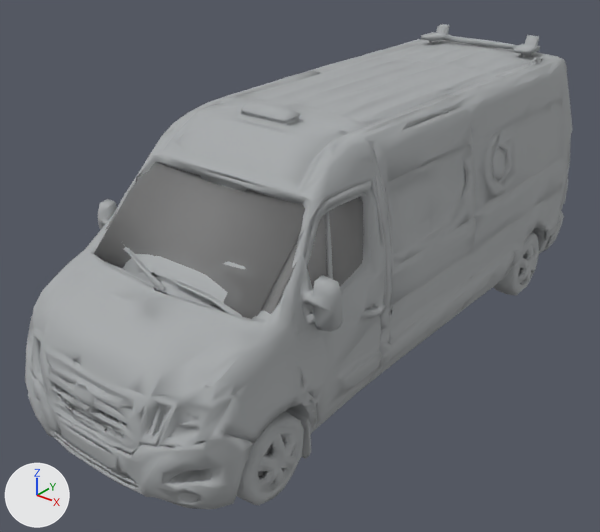
What one commit did to the glTF model assets/models/03-nissan-nv400.glb.
One viewpoint serves both versions: a camera (50 mm lens) standing at (4.28, -5.93, 4.31) and looking at (-0.15, -0.4, 0.88). Arrows for +X, +Y and +Z are at lower left; the lights stay in place. The picture after the commit comes second.
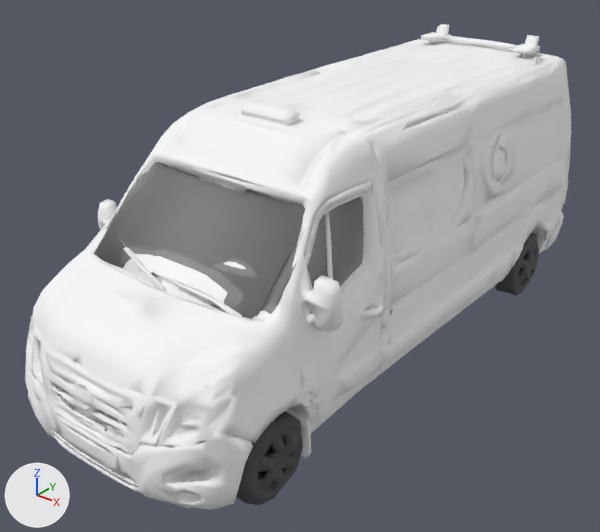
Changed parts and their boxes [x1, y1, x2, y2] in the pictures (600 x 532 px; the box of a moved part takes in the faces that stretch with it):
'Mesh_0', reshaped
    before: [25, 24, 573, 509]
    after: [25, 24, 571, 509]
part 1 of me_mesh_0, moved or reshaped
    before: [36, 58, 573, 506]
    after: [36, 37, 571, 507]
part 2 of me_mesh_0, recoloured
    both: [25, 24, 571, 509]
part 3 of me_mesh_0, recoloured
    both: [236, 234, 539, 505]

Edits to the bpy script that builds the scene:
```text
Add mat_pneu:
    mat_pneu = principled_material('pneu')
    mat_pneu.base_color = (0.07, 0.07, 0.08)  # dark grey #4b4b50
    mat_pneu.roughness = 0.75
Add mat_carrosserie:
    mat_carrosserie = principled_material('carrosserie')
    mat_carrosserie.base_color = (0.94, 0.94, 0.95)  # white #f8f8f9
    mat_carrosserie.roughness = 0.75
Change me_mesh_0:
    used by ob_mesh_0; location = (0.0, 0.0, 0.0)
    remove me_mesh_0.from_pydata(...)  # 6446 vertices, 13454 faces; spans x -1.28..1.3, y -3.09..3.09, z 0.0..2.66
    add me_mesh_0.from_pydata(...)  # 6443 vertices, 13457 faces; spans x -1.28..1.3, y -3.09..3.09, z 0.0..2.66
    me_mesh_0 part 1: 16 vertices moved from x -0.95..1.12, y -3.03..2.88, z 0.06..1.99 to x -0.95..1.12, y -3.04..2.88, z 0.13..1.99; 204 vertices removed from x -1.13..1.14, y -3.05..2.93, z 0.01..2.49; 201 vertices added at x -1.14..1.14, y -3.08..3.04, z 0.01..2.56
    me_mesh_0 part 2: 10768 faces spanning x -1.28..1.3, y -3.09..3.09, z 0.12..2.66 switch from mat_ifcsurfacestylerendering_1439706 (grey #a7aaab) to mat_carrosserie (white #f8f8f9)
    me_mesh_0 part 3: 951 faces spanning x -1.13..1.15, y -2.6..2.35, z 0.0..0.73 switch from mat_ifcsurfacestylerendering_1439706 (grey #a7aaab) to mat_pneu (dark grey #4b4b50)
```
